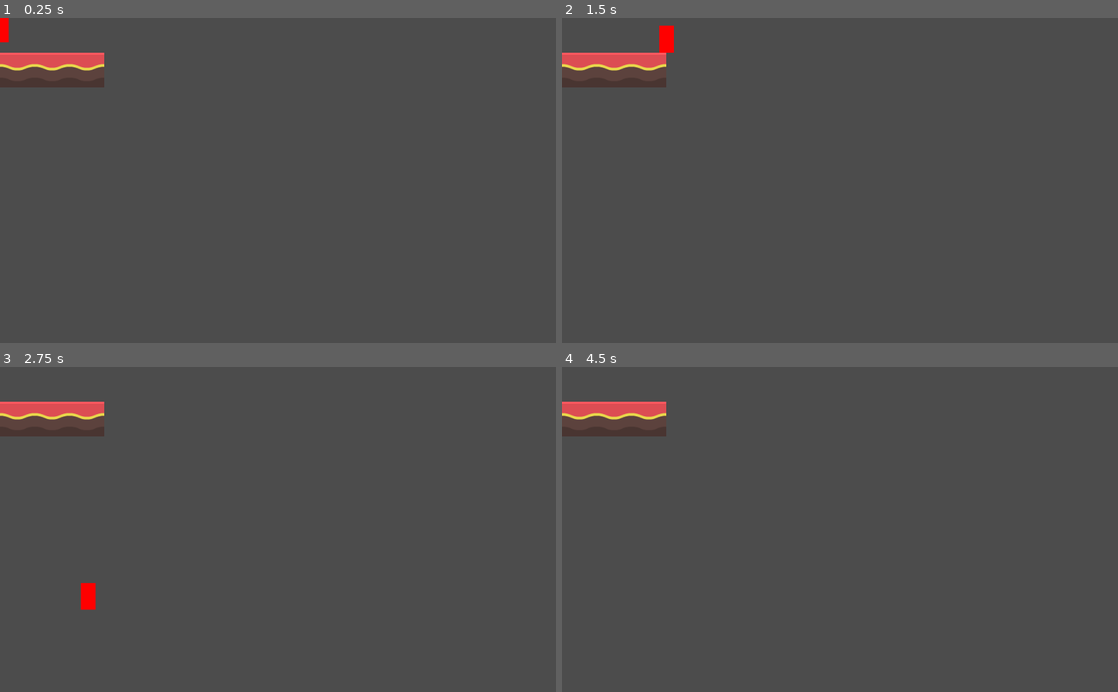
Above: before the commit, frames 1-4 (two rows, left to right).
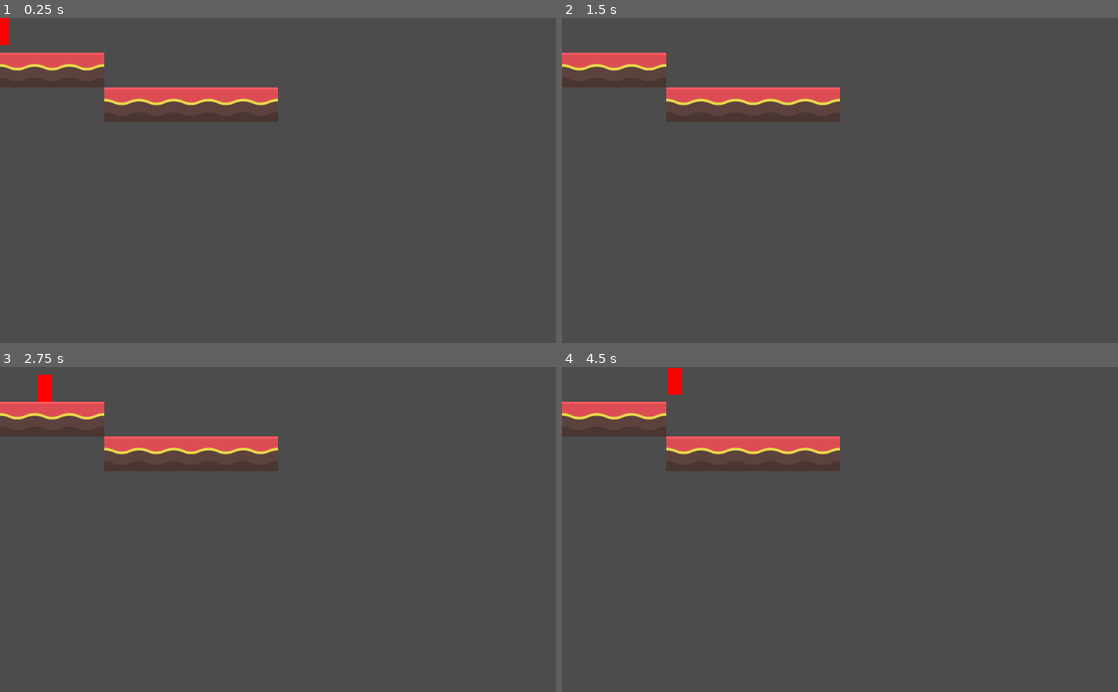
Above: after the commit, the same moments.

Repository: Vaulox/projectwindow
Game: Godot game, scene res://prototype.tscn
The game is run twice, just before and just after one commit, with the same random seed, the same clock (stepped at 60 frames per second) and the same inputs.
Inputs:
- Up to frame 1 (0.25 s): no input
- Up to frame 2 (1.5 s): hold D (right) from 0.53 s (still down); tap W (up) at 0.6, 0.77, 1.07, 1.35 s
- Up to frame 3 (2.75 s): tap W (up) at 1.52, 1.82, 2.1 s; release D (right) at 2.03 s; hold A (left) from 2.03 s (still down)
- Up to frame 4 (4.5 s): release A (left) at 2.78 s; hold D (right) 2.78-4.28 s; tap W (up) at 2.85, 3.02, 3.32, 3.6, 3.77, 4.07, 4.35 s; tap Enter at 3.5 s; tap Space at 4.25 s; hold A (left) from 4.28 s (still down)

The runs differ from the first frame. In frame 1, 2.3% of the frame differs, in the area x 0-50%, y 7-32%; in frame 2, 2.5%; in frame 3, 2.7%, in the area x 6-50%, y 2-75%; in frame 4, 2.5%.

Commit message:
added gravity and the ability to ascend temp.

Diff:
--- a/kinematics.gd
+++ b/kinematics.gd
@@ -1,22 +1,25 @@
 extends KinematicBody2D
 
-const GRAVITY = 150.0
-const WALK_SPEED = 200
+var run_speed = 100
+var jump_speed = -250
+var gravity = 300
 
 var velocity = Vector2()
 
+func get_input():
+	velocity.x = 0
+	var right = Input.is_action_pressed('right')
+	var left = Input.is_action_pressed('left')
+	var jump = Input.is_action_just_pressed('up')
+
+	if is_on_floor() and jump:
+		velocity.y = jump_speed
+	if right:
+		velocity.x += run_speed
+	if left:
+		velocity.x -= run_speed
+
 func _physics_process(delta):
-	velocity.y += delta * GRAVITY
-
-	if Input.is_action_pressed("left"):
-		velocity.x = -WALK_SPEED
-	elif Input.is_action_pressed("right"):
-		velocity.x =  WALK_SPEED
-	else:
-		velocity.x = 0
-
-	# We don't need to multiply velocity by delta because "move_and_slide" already takes delta time into account.
-
-	# The second parameter of "move_and_slide" is the normal pointing up.
-	# In the case of a 2D platformer, in Godot, upward is negative y, which translates to -1 as a normal.
-	move_and_slide(velocity, Vector2(0, -1))
+	velocity.y += gravity * delta
+	get_input()
+	velocity = move_and_slide(velocity, Vector2(0, -1))
--- a/prototype.tscn
+++ b/prototype.tscn
@@ -52,4 +52,4 @@
 [node name="TileMap" type="TileMap" parent="Node2D"]
 tile_set = SubResource( 3 )
 format = 1
-tile_data = PoolIntArray( 131071, 0, 0, 65536, 0, 0, 65537, 0, 0, 65538, 0, 0 )
+tile_data = PoolIntArray( 131071, 0, 0, 65536, 0, 0, 65537, 0, 0, 65538, 0, 0, 131075, 0, 0, 131076, 0, 0, 131077, 0, 0, 131078, 0, 0, 131079, 0, 0 )
